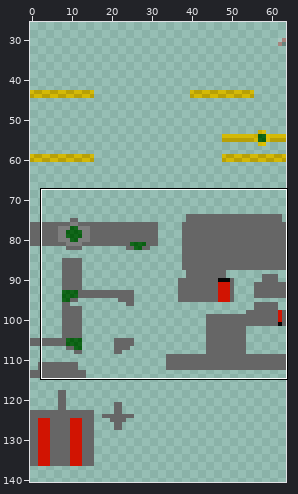
Sprite sheet, stored at src/main/resources/assets/powerrangerscraft/textures/armor/galaxy_red_armored.png. Above: a wide view before the commit, with the close-up outlined.
Close-up. Old version:
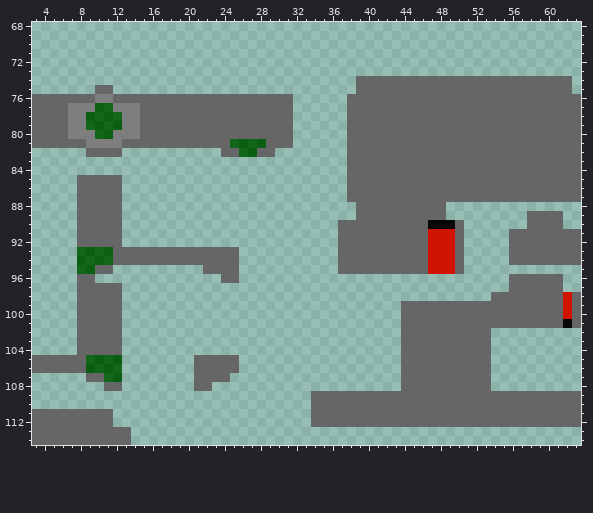
The file is 64x160 pixels. Colours within 5 levels of each other are drawn and written as one. Shown: x 3..63, y 68..114. The wide view leaves out empty margins. The commit also changed other parts of the picture, which this record leaves out.
Once edited:
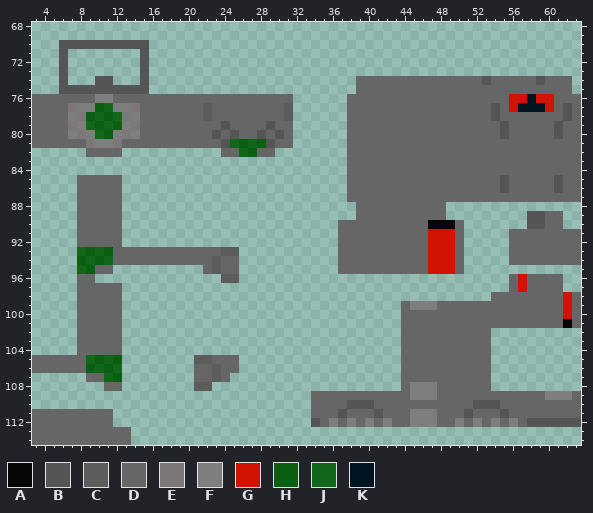
Palette (. is transparent): A #070707  B #555555  C #5c5c5c  D #666666  E #7c7878  F #7e7e7e  G #d11402  H #0a5f12  J #12671a  K #001422
The edit:
The edit adds colour B in row 70 at x 6 to 15; in rows 71 to 73 at x 6 and 15; in row 74 at x 6, 10 to 11 and 15; in row 75 at x 6 to 9 and 12 to 15.
Colour D gives way to colour B in row 74 at x 53 and 59; in row 75 at x 10 to 11; in rows 77 to 78 at x 54 and 62; in row 79 at x 24, 29, 55 and 61; in row 80 at x 23, 25, 28, 30, 55 and 61; in row 81 at x 24 and 29.
Colour D gives way to colour B in rows 85 to 86 at x 55 and 61; in rows 89 to 90 at x 58 to 59; in row 110 at x 38 to 40 and 52 to 54; in row 111 at x 37, 41, 51 and 55; in row 112 at x 34 and 58 to 63.
Colour D gives way to colour C in rows 77 to 78 at x 22 and 31; in row 93 at x 24 to 25; in rows 94 to 95 at x 23; in row 96 at x 24 to 25; in row 105 at x 21 to 22; in rows 106 to 107 at x 23.
Colour D gives way to colour C in row 108 at x 21 to 22.
Colour F gives way to colour E in row 77 at x 7 and 14; in row 78 at x 8 and 13; in row 79 at x 7 and 14; in row 80 at x 8 and 13; in row 81 at x 9 and 12.
Colour D gives way to colour F in row 99 at x 45 to 47; in row 108 at x 45 to 47; in row 109 at x 45 to 47 and 60 to 62; in row 111 at x 45 to 47; in row 112 at x 36, 38, 40, 42, 45 to 47, 50, 52, 54 and 56.
Colour D gives way to colour G in row 76 at x 56 to 57 and 59 to 60; in row 77 at x 56 and 60; in rows 96 to 97 at x 57.
Colour D gives way to colour K in row 76 at x 58; in row 77 at x 57 to 59.
Pixel boxes of the changes (left, top, right, bottom) in both close-ups:
changed: (59, 40, 149, 148)
changed: (482, 76, 572, 229)
changed: (203, 103, 293, 148)
changed: (212, 247, 239, 283)
changed: (518, 274, 527, 292)
changed: (410, 301, 437, 310)
changed: (194, 355, 221, 391)
changed: (311, 382, 581, 427)
